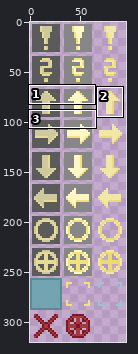
Two versions of one sprite sheet, assets/map_tools.png. Above: a wide view before the commit, with the close-up outlined.
Close-up. As it was:
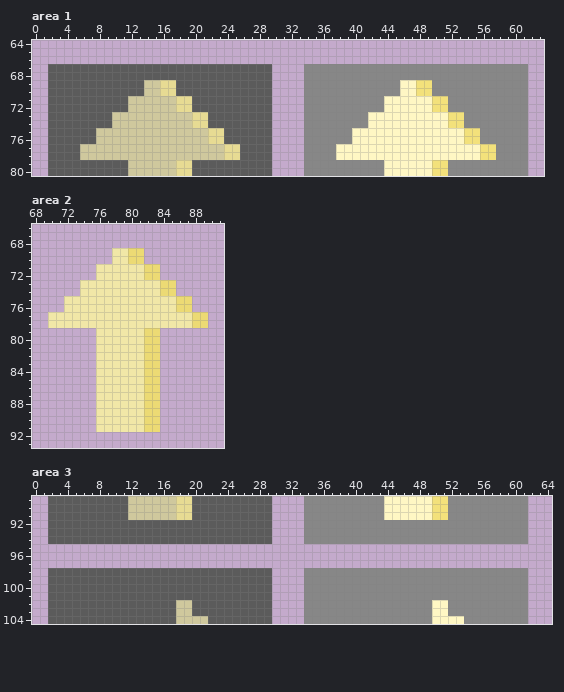
The file is 96x320 pixels. Shown: area 1: x 0..63, y 64..80; area 2: x 68..91, y 66..93; area 3: x 0..64, y 89..104.
The result:
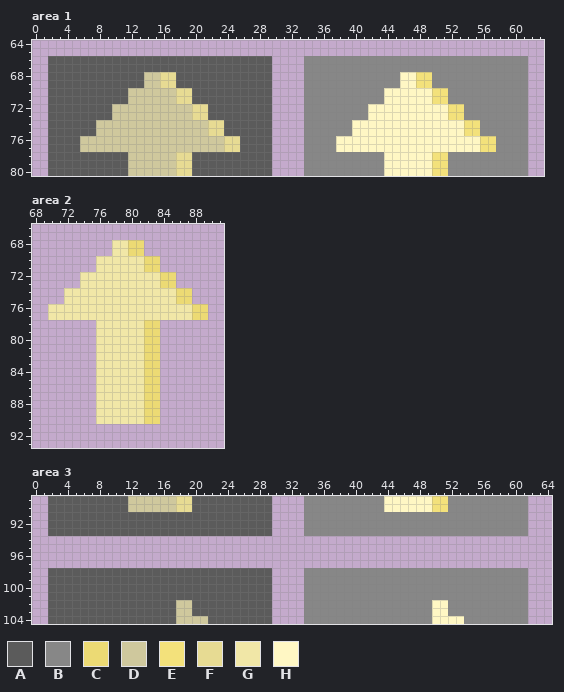
Palette (. is transparent): A #5b5b5b  B #878787  C #ecda74  D #cfc89d  E #f3e17b  F #e7db93  G #f1e7a7  H #fff7c4
The edit:
Area 1:
y 66: x 2..29 ............................ -> AAAAAAAAAAAAAAAAAAAAAAAAAAAA; x 34..61 ............................ -> BBBBBBBBBBBBBBBBBBBBBBBBBBBB
y 68: x 14..17 AAAA -> DDFF; x 46..49 BBBB -> HHEE
y 70: x 12..13 AA -> DD; x 16..19 FFAA -> DDFF; x 44..45 BB -> HH; x 48..51 EEBB -> HHEE
y 72: x 10..11 AA -> DD; x 18..21 FFAA -> DDFF; x 42..43 BB -> HH; x 50..53 EEBB -> HHEE
y 74: x 8..9 AA -> DD; x 20..23 FFAA -> DDFF; x 40..41 BB -> HH; x 52..55 EEBB -> HHEE
y 76: x 6..7 AA -> DD; x 22..25 FFAA -> DDFF; x 38..39 BB -> HH; x 54..57 EEBB -> HHEE
y 78: x 6..11 DDDDDD -> AAAAAA; x 18..25 DDDDDDFF -> FFAAAAAA; x 38..43 HHHHHH -> BBBBBB; x 50..57 HHHHHHEE -> EEBBBBBB
Area 2:
y 68: x 78..81 .... -> GGCC
y 70: x 76..77 .. -> GG; x 80..83 CC.. -> GGCC
y 72: x 74..75 .. -> GG; x 82..85 CC.. -> GGCC
y 74: x 72..73 .. -> GG; x 84..87 CC.. -> GGCC
y 76: x 70..71 .. -> GG; x 86..89 CC.. -> GGCC
y 78: x 70..75 GGGGGG -> ......; x 82..89 GGGGGGCC -> CC......
y 91: x 76..83 GGGGGGCC -> ........
Area 3:
y 91: x 12..19 DDDDDDFF -> AAAAAAAA; x 44..51 HHHHHHEE -> BBBBBBBB
y 94: x 2..29 AAAAAAAAAAAAAAAAAAAAAAAAAAAA -> ............................; x 34..61 BBBBBBBBBBBBBBBBBBBBBBBBBBBB -> ............................
